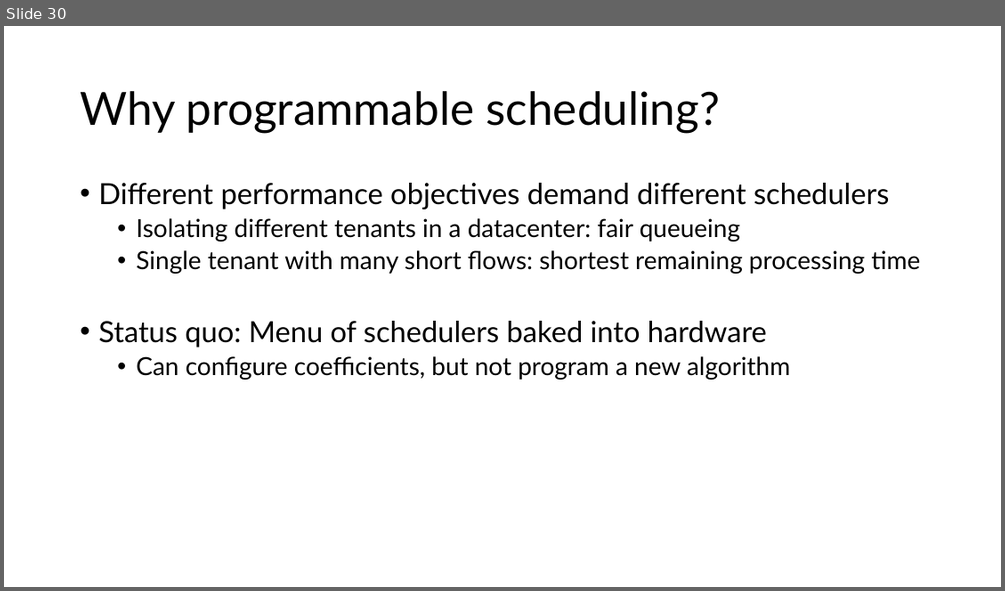
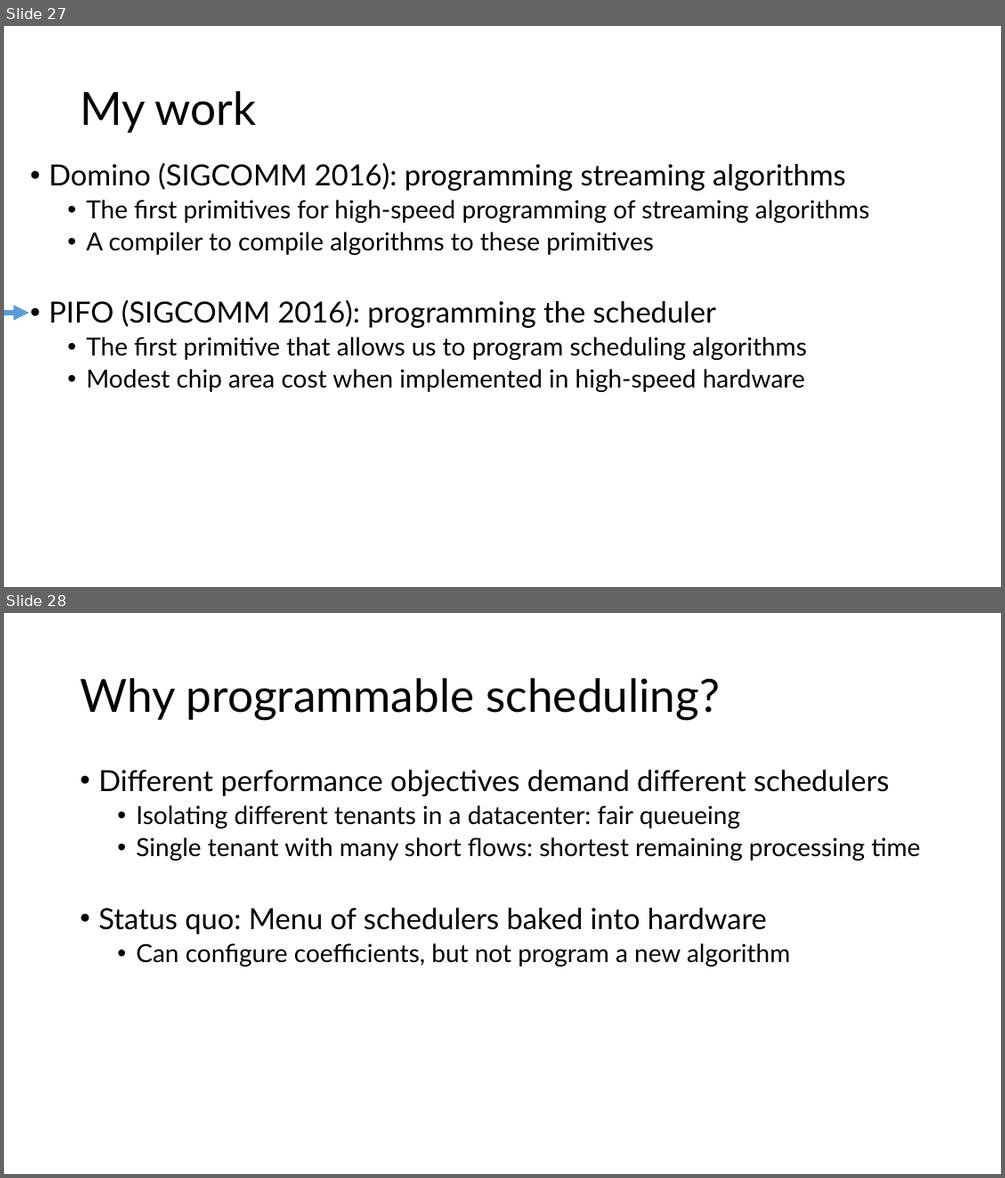
Before and after one commit to anirudhSK/pifo-domino-marple-ppts, a slide deck: combined_domino_pifo.pptx. Shown one above the other, each under a label of ours: slide 30 before the commit, slides 27 and 28 after it. The pictures are 1005x591 and 1005x1178 pixels, drawn with LibreOffice and Linux fonts; fonts in the diff are those of the drawing. Boxes give left, top, right and bottom in pixels: in the first picture for what was removed or moved away, otherwise in the second. Text is boxed around its words. In the diff, an @@ line names an element or a change of style, - is before the commit and + after.

```diff
--- a/combined_domino_pifo.pptx
+++ b/combined_domino_pifo.pptx
@@ slide 27 added at [4, 26, 1001, 587], background #FFFFFF @@
@@ title added at [46, 92, 218, 110], 44 pt, text #FFFFFF @@
+This Talk
@@ text added at [80, 91, 257, 133], 44 pt, text #000000 @@
+My work
@@ text added at [48, 163, 869, 392], 24 pt, text #000000 @@
+  • Domino (SIGCOMM 2016): programming streaming algorithms
+    • The first primitives for high-speed programming of streaming algorithms
+    • A compiler to compile algorithms to these primitives
+  • PIFO (SIGCOMM 2016): programming the scheduler
+    • The first primitive that allows us to program scheduling algorithms
+    • Modest chip area cost when implemented in high-speed hardware
@@ arrow added from (4, 313) to (29, 313), #5B9BD5 5 pt @@
@@ what was slide 30 is now slide 28 @@
```
Also in this commit, not shown: 5 slides changed.
